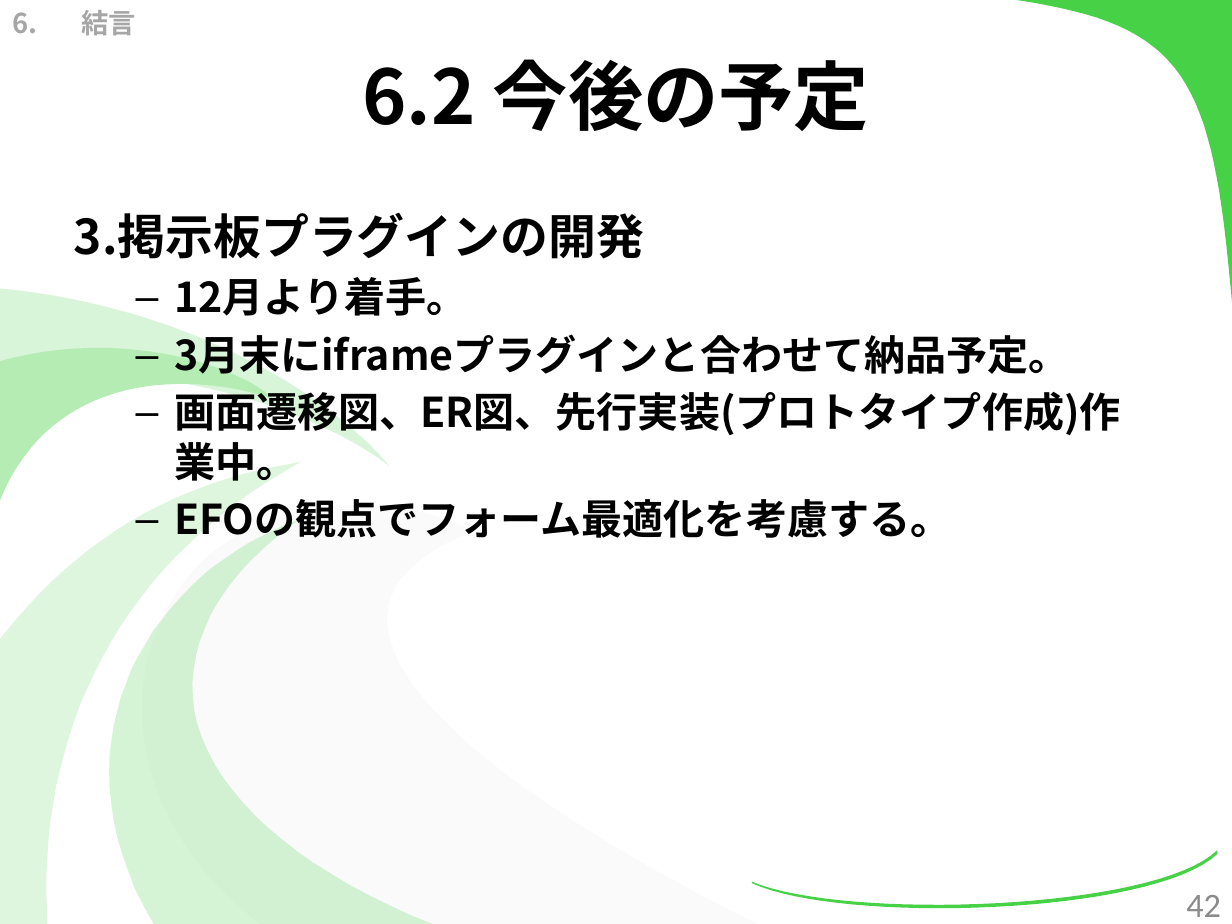
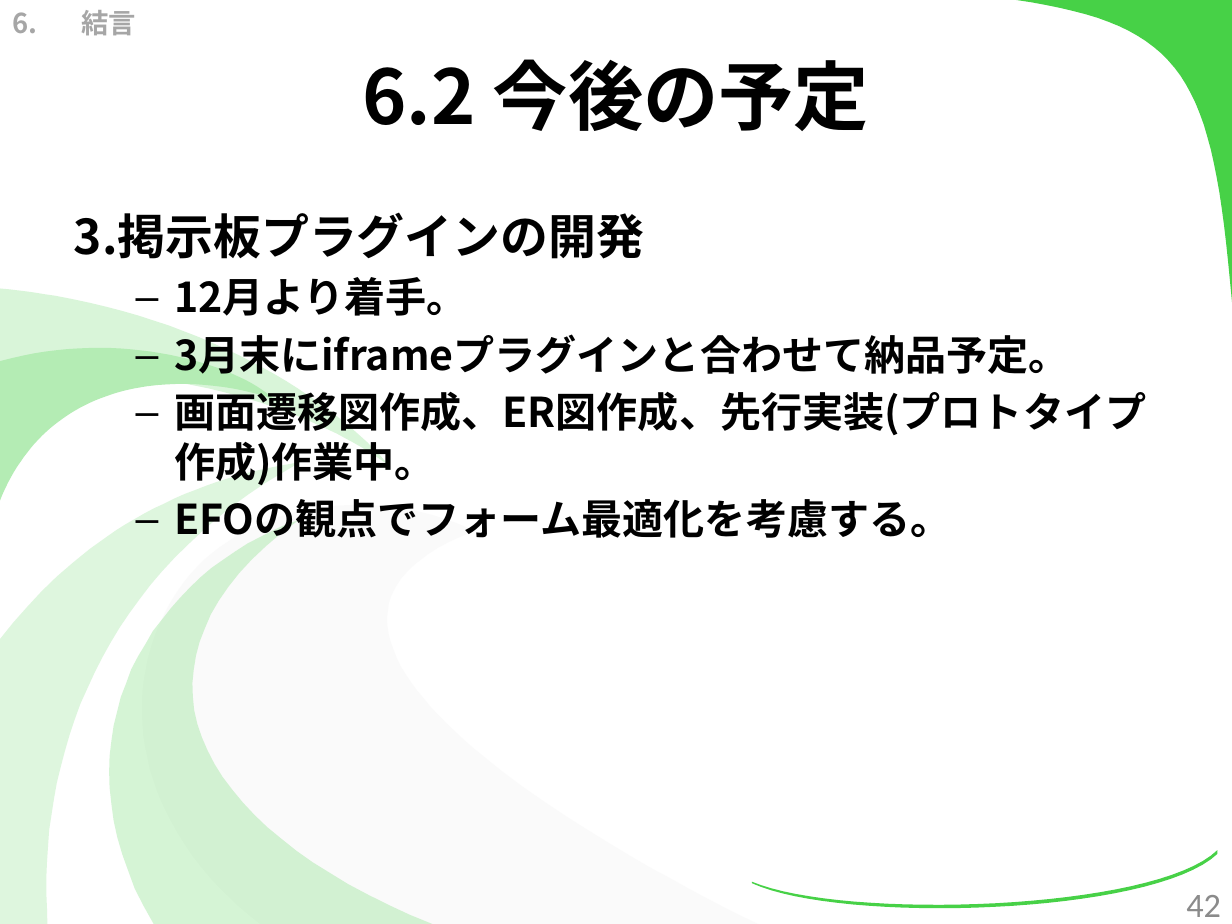
Before and after one commit to kotaro0717/Report-Management, a slide deck: slide 42 of 1.中間報告/3.発表資料/report_hokada.pptx. Drawn at 1232x924 pixels with LibreOffice and Linux fonts; fonts in the diff are those of the drawing. Boxes give left, top, right and bottom in pixels: in the first picture for what was removed or moved away, otherwise in the second. Text is boxed around its words. In the diff, an @@ line names an element or a change of style, - is before the commit and + after.

```diff
--- a/1.中間報告/3.発表資料/report_hokada.pptx
+++ b/1.中間報告/3.発表資料/report_hokada.pptx
@@ text at [174, 385, 1146, 486]: text changed @@
-  – 画面遷移図、ER図、先行実装(プロトタイプ作成)作業中。
+  – 画面遷移図作成、ER図作成、先行実装(プロトタイプ作成)作業中。
```
Also in this commit, not shown: 2 other slides changed, 1 other file.
